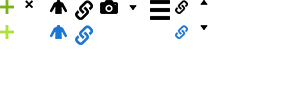
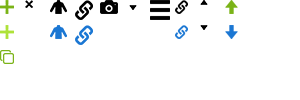
Two versions of the same layered image (300x100). Layer-by-layer changes:
added layer "Copy" above "Down Arrow" over [0, 50, 14, 64]
added layer "Down Arrow" above "Up Arrow" over [225, 25, 238, 39]
added layer "Up Arrow" above "link-small-active" over [225, 0, 238, 14]
